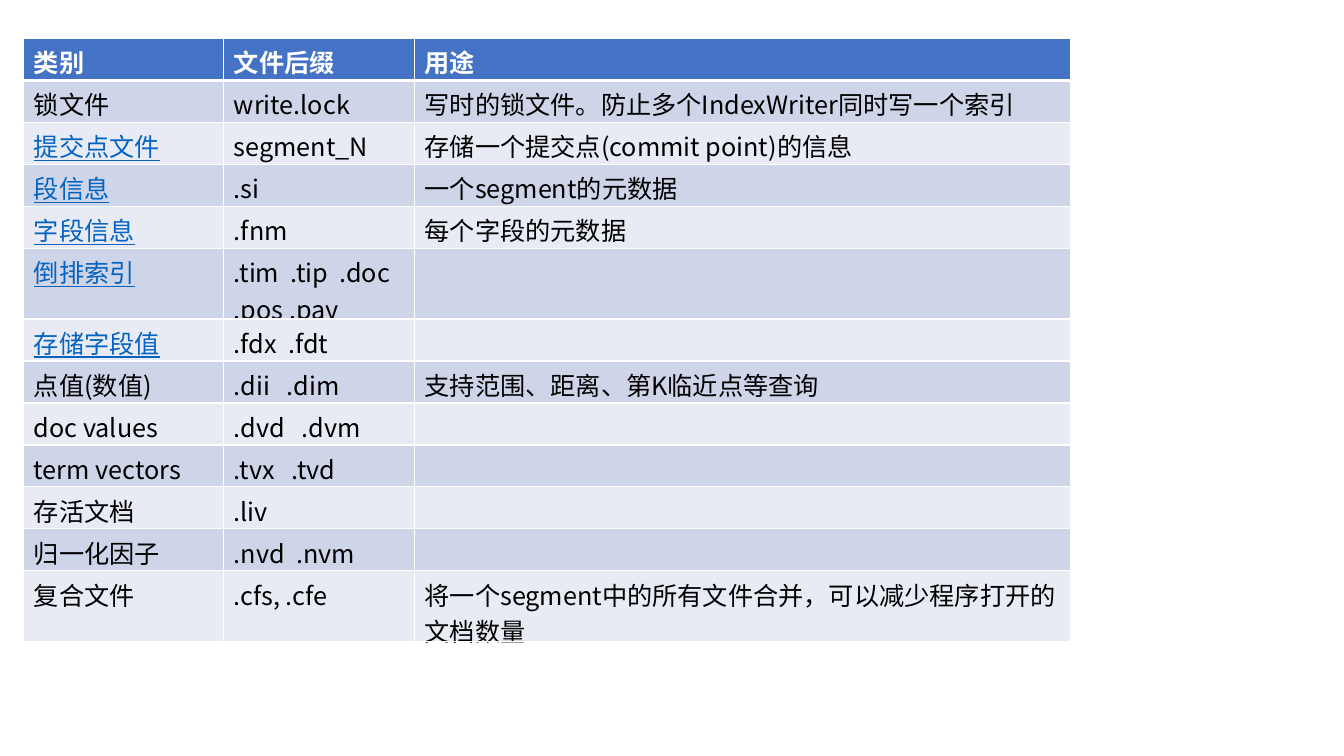
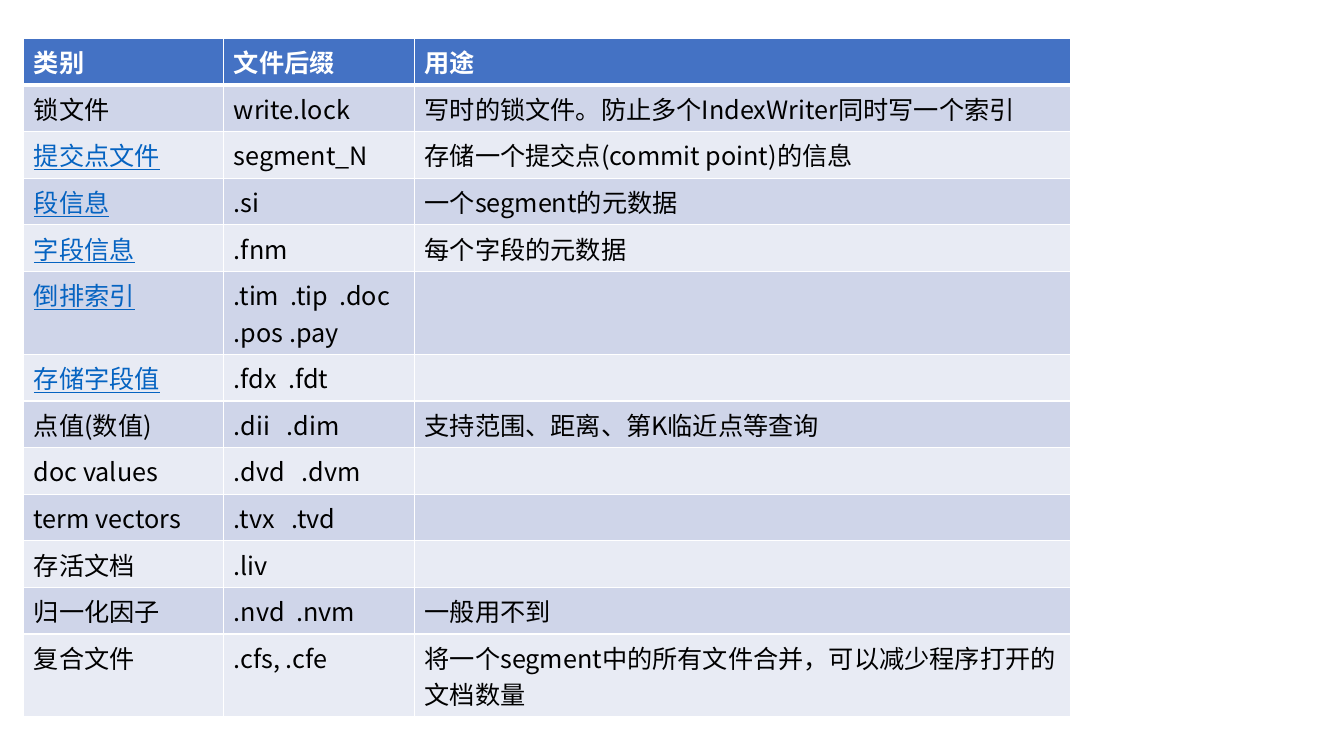
Before and after one commit to zouxiang1993/lucene-8.0.0, a slide deck: slide 2 of core/notes/lucene/codec/索引文件格式/Lucene索引文件.pptx. Drawn at 1344x756 pixels with LibreOffice and Linux fonts; fonts in the diff are those of the drawing. Boxes give left, top, right and bottom in pixels: in the first picture for what was removed or moved away, otherwise in the second. Text is boxed around its words. In the diff, an @@ line names an element or a change of style, - is before the commit and + after.

```diff
--- a/core/notes/lucene/codec/索引文件格式/Lucene索引文件.pptx
+++ b/core/notes/lucene/codec/索引文件格式/Lucene索引文件.pptx
@@ table at [24, 38, 1071, 710] @@
-row 12, column 3: 
+row 12, column 3: 一般用不到
```
Also in this commit, not shown: 2 other slides changed, 1 slide added, 1 slide removed, 1 other file.
